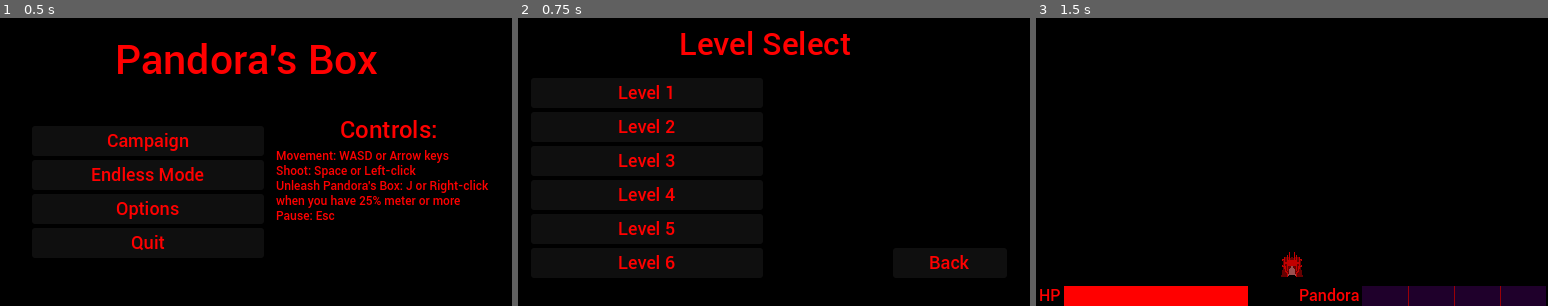
Above: before the commit, frames 1-3 (left to right).
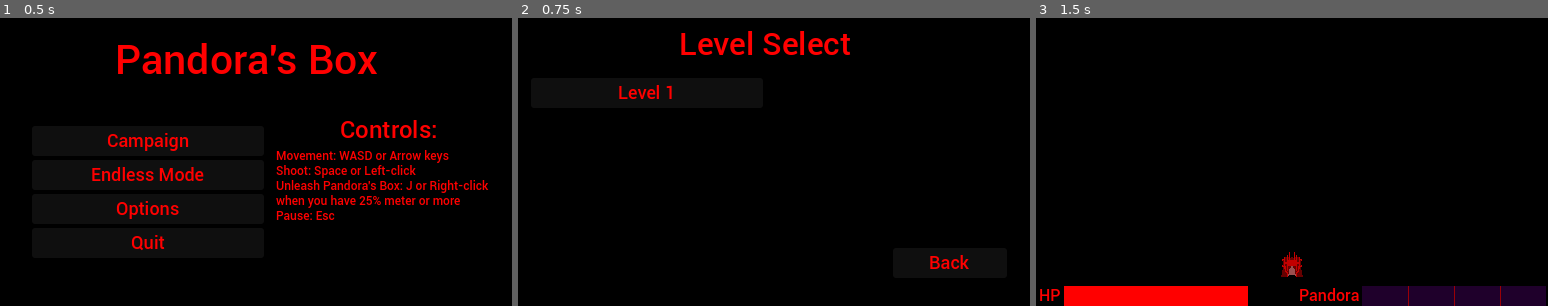
Above: after the commit, the same moments.

Repository: Dovodx/ld57
Game: Godot game, scene res://Scenes/main_menu.tscn
Same seed, same stepped clock (60 frames per second), same inputs: the game is played once before the commit and once after it. Sound files missing from this copy of the repository are replaced by a short silence.
Inputs:
- Up to frame 1 (0.5 s): no input
- Up to frame 2 (0.75 s): click "Campaign" at 0.5 s
- Up to frame 3 (1.5 s): click "Level 1" at 1.25 s

Frame 1 is identical in both runs. In frame 2, 1.2% of the frame differs, in the area x 19-31%, y 35-88%; in frame 3, nothing differs.

Commit message:
Fixed a couple of one-line bugs, publishing image

Diff:
--- /dev/null
+++ b/Scenes/poster scene.tscn
@@ -0,0 +1,40 @@
+[gd_scene load_steps=9 format=3 uid="uid://t2vgmbo1lfuq"]
+
+[ext_resource type="PackedScene" uid="uid://cm05d2fyaydmg" path="res://Prefabs/pandora's_box.tscn" id="1_402xj"]
+[ext_resource type="PackedScene" uid="uid://dys32k8d10uat" path="res://Prefabs/pandora/swords.tscn" id="2_pnvri"]
+[ext_resource type="PackedScene" uid="uid://l8uoj3nyjg7a" path="res://Prefabs/pandora/flamethrower.tscn" id="3_eaf33"]
+[ext_resource type="PackedScene" uid="uid://nm1q3080p2f8" path="res://Prefabs/pandora/flail.tscn" id="4_7kbbh"]
+[ext_resource type="PackedScene" uid="uid://bdl8a31u7bq00" path="res://Prefabs/pandora/bomb.tscn" id="5_qrunq"]
+[ext_resource type="PackedScene" uid="uid://c8vls6fo3s683" path="res://Prefabs/pandora/bats.tscn" id="6_kq42c"]
+[ext_resource type="PackedScene" uid="uid://bhmk1c7vsukmi" path="res://Prefabs/pandora/rocket.tscn" id="7_1i7al"]
+[ext_resource type="PackedScene" uid="uid://ow2uhaljlqxs" path="res://Prefabs/pandora/vacuum.tscn" id="8_48737"]
+
+[node name="Node2D" type="Node2D"]
+
+[node name="pandora\'s box" parent="." instance=ExtResource("1_402xj")]
+position = Vector2(259, 236)
+
+[node name="swords" parent="pandora\'s box" instance=ExtResource("2_pnvri")]
+position = Vector2(-136, -145)
+rotation = 2.19195
+
+[node name="flamethrower" parent="pandora\'s box" instance=ExtResource("3_eaf33")]
+position = Vector2(69, -108)
+
+[node name="flail" parent="pandora\'s box" instance=ExtResource("4_7kbbh")]
+position = Vector2(-12, -207)
+rotation = 3.14159
+
+[node name="bomb" parent="pandora\'s box" instance=ExtResource("5_qrunq")]
+position = Vector2(125, -134)
+
+[node name="bats" parent="pandora\'s box" instance=ExtResource("6_kq42c")]
+position = Vector2(-105, -116)
+
+[node name="rocket" parent="pandora\'s box" instance=ExtResource("7_1i7al")]
+position = Vector2(-133, -39)
+
+[node name="vacuum" parent="pandora\'s box" instance=ExtResource("8_48737")]
+position = Vector2(106, -65)
+
+[editable path="pandora\'s box"]
--- a/Scripts/EnemySpawnerScript.gd
+++ b/Scripts/EnemySpawnerScript.gd
@@ -27,6 +27,7 @@
 	if endless:
 		#Spawn rate maxes out at 1000 enemies spawned
 		$timer.wait_time = max(0.6 - (total_enemies_spawned * 0.0005), 0.1)
+		total_enemies_spawned += 1
 
 	var i = randi_range(0, enemies.size() - 1)
 	var newenemy = enemies[i].instantiate()
--- a/Scripts/GlobalScript.gd
+++ b/Scripts/GlobalScript.gd
@@ -2,7 +2,7 @@
 
 var current_level = 1
 var level_complete = false
-var levels_cleared = 5
+var levels_cleared = 0
 
 var levels: Array[PackedScene] = [
 	preload("res://Scenes/level1.tscn"),
--- a/Scripts/HudScript.gd
+++ b/Scripts/HudScript.gd
@@ -1,7 +1,7 @@
 extends Control
 
 func _ready():
-	if Global.current_level >= Global.levels.size() - 1:
+	if Global.current_level >= Global.levels.size():
 		$victory/VBoxContainer/next.visible = false
 		$victory/title.text = "Game Clear!\nTry endless mode!"
 	$death.visible = false
@@ -30,6 +30,8 @@
 func _on_retry_pressed() -> void:
 	get_tree().paused = false
 	get_tree().reload_current_scene()
+	if Global.current_level < 6:
+		Global.start_level_music()
 
 func _on_quit_pressed() -> void:
 	#todo: go back to campaign screen if in campaign, main if endless mode
@@ -47,4 +49,4 @@
 func _on_next_pressed() -> void:
 	get_tree().paused = false
 	Global.current_level += 1
-	Global.load_level()
+	Global.load_level(Global.current_level)
Binary file added: Textures/poster.png
Not shown, added: Textures/poster.png.import
Not shown, changed: export_presets.cfg
Not shown, changed: .gitignore
Not shown, added: Textures/poster.xcf
